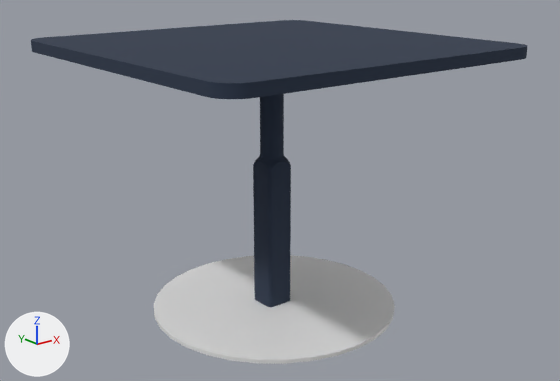
Renders of the glTF model table/product4/4-3.glb from each side of a commit.
Camera for both pictures: a camera (50 mm lens) standing at (-1.192, -1.524, 0.936) and looking at (0.011, -0.02, 0.335). Arrows for +X, +Y and +Z are at lower left; the lights stay in place. Where no turn or scale is listed for an object, it has been applied to the vertices. Vertices at the same position are counted once.

Objects in the first picture: 'Cylinder', 'L_584da2d7_cc1e_4726_8178_782962464571_C1_I4', 'L_956c6789_1e5a_4cb2_928b_7b80fcdd3e5a_C1_I11'.
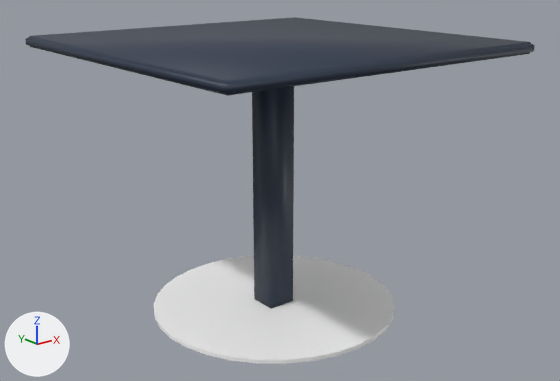
What differs and where, as boxes [x1, y1, x2, y2] in the pictures (560 x 381 px):
'L_956c6789_1e5a_4cb2_928b_7b80fcdd3e5a_C1_I11', deleted (blue)
    before: [31, 20, 527, 99]
'Cube.001', added
    after: [25, 17, 535, 96]
'Cylinder', recoloured
    both: [154, 255, 395, 364]
'L_584da2d7_cc1e_4726_8178_782962464571_C1_I4', reshaped, moved, rescaled (10% wider)
    before: [253, 94, 291, 307]
    after: [252, 86, 294, 308]
part 1 of me_l_584da2d7_cc1e_4726_8178_782962464571_c1_i4, cut back
    before: [253, 94, 291, 307]
    after: [252, 86, 294, 308]

The edits, one by one:
Material 'Material.001' (mat_material_001) is new.
Its base color is (0.0232, 0.0369, 0.0685) (dark blue #2a364a).
Material 'Material.003' (mat_material_003) is new.
Its base color is (1.0, 1.0, 1.0) (white #ffffff).
Material 'Material.002' (mat_material_002) is new.
Its base color is (0.0232, 0.0369, 0.0685) (dark blue #2a364a).
me_cylinder has 64 vertices, 124 faces and spans x -0.325..0.325, y -0.325..0.325, z -0.005..0.005.
me_cylinder now uses material mat_material_003 (white #ffffff).
me_l_584da2d7_cc1e_4726_8178_782962464571_c1_i4 is used by ob_l_584da2d7_cc1e_4726_8178_782962464571_c1_i4; parent ob_furniture_tables_karl_andersson_soner_woodwork_square_t_4c5e84e; location (0.0, 0.0, -15.39).
me_l_584da2d7_cc1e_4726_8178_782962464571_c1_i4 had 252 vertices, 500 faces and spanned x -38.0..38.0, y -38.0..38.0, z 11.0..697.0.
me_l_584da2d7_cc1e_4726_8178_782962464571_c1_i4 no longer uses material mat_10_oak (dark blue #2a364a).
me_l_584da2d7_cc1e_4726_8178_782962464571_c1_i4 now has 8 vertices, 12 faces and spans x 0.0, y 0.0, z 0.0.
me_l_584da2d7_cc1e_4726_8178_782962464571_c1_i4 part 1: the whole mesh is rebuilt.
me_l_584da2d7_cc1e_4726_8178_782962464571_c1_i4 part 2: the surface is now shaded smooth.
me_l_584da2d7_cc1e_4726_8178_782962464571_c1_i4 now uses material mat_material_001 (dark blue #2a364a).
Mesh me_cube_001 is new.
It has 24 vertices, 44 faces and spans x -0.45..0.45, y -0.45..0.45, z -0.014..0.014.
It uses material mat_material_002 (dark blue #2a364a).
In object 'L_584da2d7_cc1e_4726_8178_782962464571_C1_I4' (ob_l_584da2d7_cc1e_4726_8178_782962464571_c1_i4), parent is no longer ob_furniture_tables_karl_andersson_soner_woodwork_square_t_4c5e84e.
Object 'L_584da2d7_cc1e_4726_8178_782962464571_C1_I4' (ob_l_584da2d7_cc1e_4726_8178_782962464571_c1_i4) moves from (0.0, 0.0, -15.39) to (0.000496, -0.0045, 0.36).
Object 'L_584da2d7_cc1e_4726_8178_782962464571_C1_I4' (ob_l_584da2d7_cc1e_4726_8178_782962464571_c1_i4) is rescaled from (1.0, 1.0, 1.0) to (1.02, 1.02, 1.03).
Object 'L_956c6789_1e5a_4cb2_928b_7b80fcdd3e5a_C1_I11' (ob_l_956c6789_1e5a_4cb2_928b_7b80fcdd3e5a_c1_i11) is deleted.
Object 'Cube.001' (ob_cube_001) is new; it shows me_cube_001.
Its location is (0.002, 0.002, 0.708).
